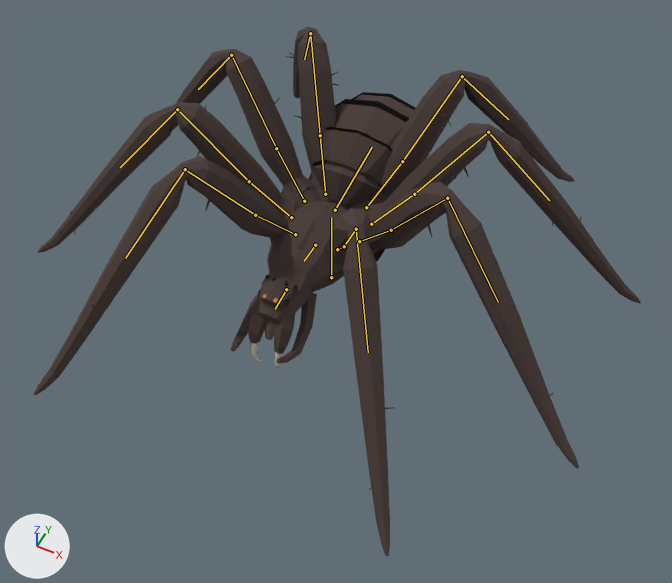
Before and after pictures for a commit that changed the glTF model assets/models/dist/creatures/spider.glb.
Before and after are seen from a camera (50 mm lens) standing at (2.28, -4.48, 5.45) and looking at (0.26, -0.46, 0.42). Lighting does not change. The marker at lower left points along +X, +Y and +Z. The older version comes first. The bones that bend it are drawn over the model as lines. Objects named as collision shapes, trigger or cutter boxes, shadow casters or lower levels of detail are left out.

Objects in the first picture: 'Spider_LOD0'.
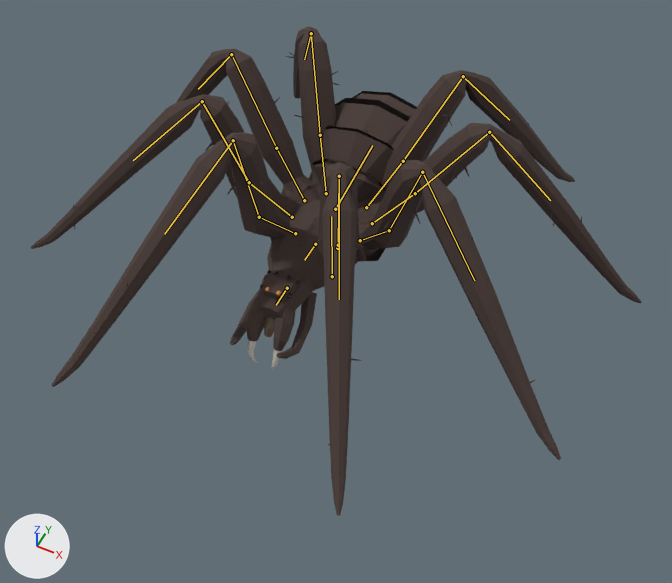
The newer file adds an action. The first version stands in its rest pose; the second is drawn at frame 6 of the action 'Spider_Bite'.

The change, as a list of edits to the scene's bpy script:
```text
Change bone_thorax:
    where bone_thorax = bpy.data.objects['Spider'].pose.bones['Thorax']  # child of 'Root'
    bone_thorax.rotation_quaternion: (1.0, 0.0, 0.0, 0.0) -> (1.0, -0.007, 0.0, 0.0)  # degrees (0, 0, 0) -> degrees (-1, 0, 0)
Change bone_head:
    where bone_head = bpy.data.objects['Spider'].pose.bones['Head']  # child of 'Thorax'
    bone_head.rotation_quaternion: (1.0, 0.0, 0.0, 0.0) -> (0.997, -0.079, 0.0, -0.017)  # degrees (0, 0, 0) -> degrees (-9, 0, -2)
Change bone_l1coxa:
    where bone_l1coxa = bpy.data.objects['Spider'].pose.bones['L1Coxa']  # child of 'Thorax'
    bone_l1coxa.rotation_quaternion: (1.0, 0.0, 0.0, 0.0) -> (0.997, 0.046, -0.054, 0.016)  # degrees (0, 0, 0) -> degrees (5, -6, 2)
Change bone_l1femur:
    where bone_l1femur = bpy.data.objects['Spider'].pose.bones['L1Femur']  # child of 'L1Coxa'
    bone_l1femur.rotation_quaternion: (1.0, 0.0, 0.0, 0.0) -> (0.975, -0.095, 0.0, 0.199)  # degrees (0, 0, 0) -> degrees (-11, 2, 23)
Change bone_l1tibia:
    where bone_l1tibia = bpy.data.objects['Spider'].pose.bones['L1Tibia']  # child of 'L1Femur'
    bone_l1tibia.rotation_quaternion: (1.0, 0.0, 0.0, 0.0) -> (0.988, 0.053, 0.0, 0.144)  # degrees (0, 0, 0) -> degrees (6, -1, 16)
Change bone_l2coxa:
    where bone_l2coxa = bpy.data.objects['Spider'].pose.bones['L2Coxa']  # child of 'Thorax'
    bone_l2coxa.rotation_quaternion: (1.0, 0.0, 0.0, 0.0) -> (0.999, 0.027, -0.033, -0.013)  # degrees (0, 0, 0) -> degrees (3, -4, -2)
Change bone_l2femur:
    where bone_l2femur = bpy.data.objects['Spider'].pose.bones['L2Femur']  # child of 'L2Coxa'
    bone_l2femur.rotation_quaternion: (1.0, 0.0, 0.0, 0.0) -> (0.991, 0.045, 0.0, 0.13)  # degrees (0, 0, 0) -> degrees (5, -1, 15)
Change bone_l2tibia:
    where bone_l2tibia = bpy.data.objects['Spider'].pose.bones['L2Tibia']  # child of 'L2Femur'
    bone_l2tibia.rotation_quaternion: (1.0, 0.0, 0.0, 0.0) -> (0.995, -0.039, 0.0, 0.087)  # degrees (0, 0, 0) -> degrees (-4, 0, 10)
Change bone_l4coxa:
    where bone_l4coxa = bpy.data.objects['Spider'].pose.bones['L4Coxa']  # child of 'Thorax'
    bone_l4coxa.rotation_quaternion: (1.0, 0.0, 0.0, 0.0) -> (1.0, 0.006, 0.003, -0.001)  # degrees (0, 0, 0) -> degrees (1, 0, 0)
Change bone_l4femur:
    where bone_l4femur = bpy.data.objects['Spider'].pose.bones['L4Femur']  # child of 'L4Coxa'
    bone_l4femur.rotation_quaternion: (1.0, 0.0, 0.0, 0.0) -> (1.0, -0.007, 0.0, -0.002)  # degrees (0, 0, 0) -> degrees (-1, 0, 0)
Change bone_l4tibia:
    where bone_l4tibia = bpy.data.objects['Spider'].pose.bones['L4Tibia']  # child of 'L4Femur'
    bone_l4tibia.rotation_quaternion: (1.0, 0.0, 0.0, 0.0) -> (1.0, 0.006, 0.0, -0.002)  # degrees (0, 0, 0) -> degrees (1, 0, 0)
Change bone_r1coxa:
    where bone_r1coxa = bpy.data.objects['Spider'].pose.bones['R1Coxa']  # child of 'Thorax'
    bone_r1coxa.rotation_quaternion: (1.0, 0.0, 0.0, 0.0) -> (0.997, 0.046, 0.054, -0.016)  # degrees (0, 0, 0) -> degrees (5, 6, -2)
Change bone_r1femur:
    where bone_r1femur = bpy.data.objects['Spider'].pose.bones['R1Femur']  # child of 'R1Coxa'
    bone_r1femur.rotation_quaternion: (1.0, 0.0, 0.0, 0.0) -> (0.975, -0.095, 0.0, -0.199)  # degrees (0, 0, 0) -> degrees (-11, -2, -23)
Change bone_r1tibia:
    where bone_r1tibia = bpy.data.objects['Spider'].pose.bones['R1Tibia']  # child of 'R1Femur'
    bone_r1tibia.rotation_quaternion: (1.0, 0.0, 0.0, 0.0) -> (0.988, 0.053, 0.0, -0.144)  # degrees (0, 0, 0) -> degrees (6, 1, -16)
Change bone_r2coxa:
    where bone_r2coxa = bpy.data.objects['Spider'].pose.bones['R2Coxa']  # child of 'Thorax'
    bone_r2coxa.rotation_quaternion: (1.0, 0.0, 0.0, 0.0) -> (0.999, 0.027, 0.033, 0.013)  # degrees (0, 0, 0) -> degrees (3, 4, 2)
Change bone_r2femur:
    where bone_r2femur = bpy.data.objects['Spider'].pose.bones['R2Femur']  # child of 'R2Coxa'
    bone_r2femur.rotation_quaternion: (1.0, 0.0, 0.0, 0.0) -> (0.991, 0.045, 0.0, -0.13)  # degrees (0, 0, 0) -> degrees (5, 1, -15)
Change bone_r2tibia:
    where bone_r2tibia = bpy.data.objects['Spider'].pose.bones['R2Tibia']  # child of 'R2Femur'
    bone_r2tibia.rotation_quaternion: (1.0, 0.0, 0.0, 0.0) -> (0.995, -0.039, 0.0, -0.087)  # degrees (0, 0, 0) -> degrees (-4, 0, -10)
Change bone_r4coxa:
    where bone_r4coxa = bpy.data.objects['Spider'].pose.bones['R4Coxa']  # child of 'Thorax'
    bone_r4coxa.rotation_quaternion: (1.0, 0.0, 0.0, 0.0) -> (1.0, 0.006, -0.003, 0.001)  # degrees (0, 0, 0) -> degrees (1, 0, 0)
Change bone_r4femur:
    where bone_r4femur = bpy.data.objects['Spider'].pose.bones['R4Femur']  # child of 'R4Coxa'
    bone_r4femur.rotation_quaternion: (1.0, 0.0, 0.0, 0.0) -> (1.0, -0.007, 0.0, 0.002)  # degrees (0, 0, 0) -> degrees (-1, 0, 0)
Change bone_r4tibia:
    where bone_r4tibia = bpy.data.objects['Spider'].pose.bones['R4Tibia']  # child of 'R4Femur'
    bone_r4tibia.rotation_quaternion: (1.0, 0.0, 0.0, 0.0) -> (1.0, 0.006, 0.0, 0.002)  # degrees (0, 0, 0) -> degrees (1, 0, 0)
```

Location of each change, [x1, y1, x2, y2] in pixels of the pictures (672 x 583 px):
'Spider_LOD0', posed (8% shorter): before [34, 27, 641, 556]; after [31, 26, 641, 515]
bone 'Thorax', root to tip: before (315, 245) to (304, 261); after (315, 244) to (304, 260)
bone 'Head', root to tip: before (286, 289) to (275, 309); after (287, 288) to (276, 305)
bone 'L1Coxa', root to tip: before (337, 249) to (344, 246); after (337, 248) to (338, 245)
bone 'L1Femur', root to tip: before (344, 246) to (356, 229); after (338, 245) to (339, 176)
bone 'L1Tibia', root to tip: before (356, 229) to (368, 352); after (339, 176) to (339, 299)
bone 'L2Coxa', root to tip: before (359, 241) to (391, 230); after (360, 240) to (389, 230)
bone 'L2Femur', root to tip: before (391, 230) to (447, 198); after (389, 230) to (422, 172)
bone 'L2Tibia', root to tip: before (447, 198) to (498, 302); after (422, 172) to (474, 280)
bone 'L4Coxa', root to tip: before (366, 207) to (402, 161); after (366, 207) to (403, 161)
bone 'L4Femur', root to tip: before (402, 161) to (462, 76); after (403, 161) to (463, 76)
bone 'L4Tibia', root to tip: before (462, 76) to (508, 119); after (463, 76) to (509, 120)
bone 'R1Coxa', root to tip: before (295, 234) to (255, 215); after (295, 233) to (259, 217)
bone 'R1Femur', root to tip: before (255, 215) to (185, 169); after (259, 217) to (233, 140)
bone 'R1Tibia', root to tip: before (185, 169) to (125, 258); after (233, 140) to (164, 234)
bone 'R2Coxa', root to tip: before (291, 217) to (249, 181); after (292, 217) to (249, 182)
bone 'R2Femur', root to tip: before (249, 181) to (177, 109); after (249, 182) to (202, 101)
bone 'R2Tibia', root to tip: before (177, 109) to (120, 167); after (202, 101) to (133, 160)
bone 'R4Coxa', root to tip: before (325, 194) to (320, 135); after (326, 193) to (320, 135)
bone 'R4Femur', root to tip: before (320, 135) to (310, 33); after (320, 135) to (311, 33)
bone 'R4Tibia', root to tip: before (310, 33) to (304, 59); after (311, 33) to (304, 59)
